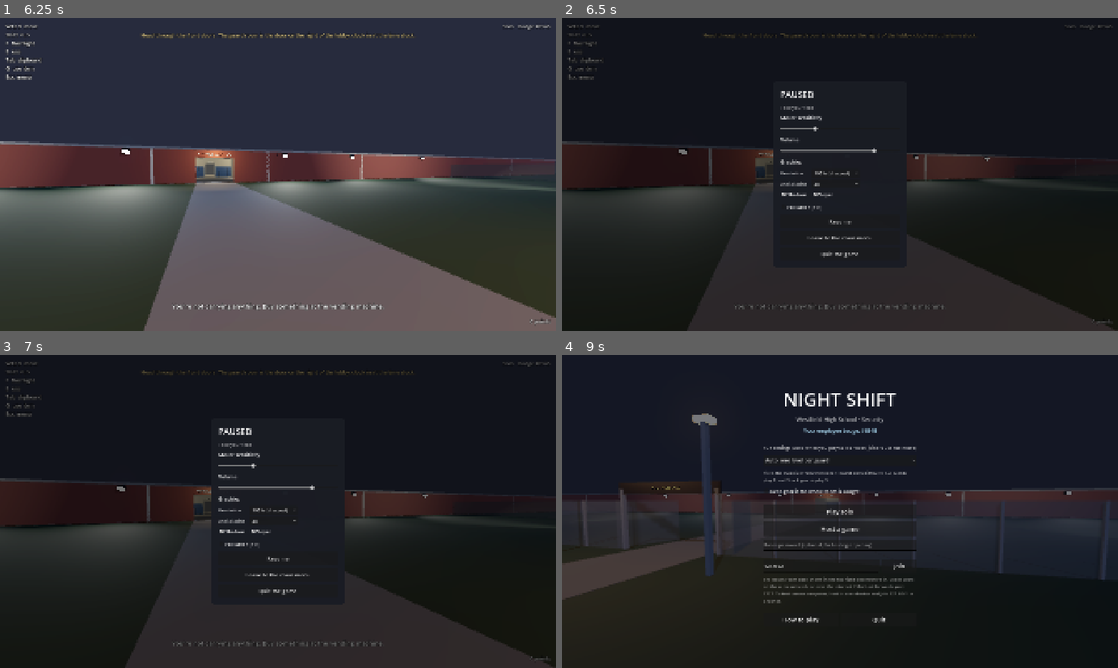
Above: before the commit, frames 1-4 (two rows, left to right).
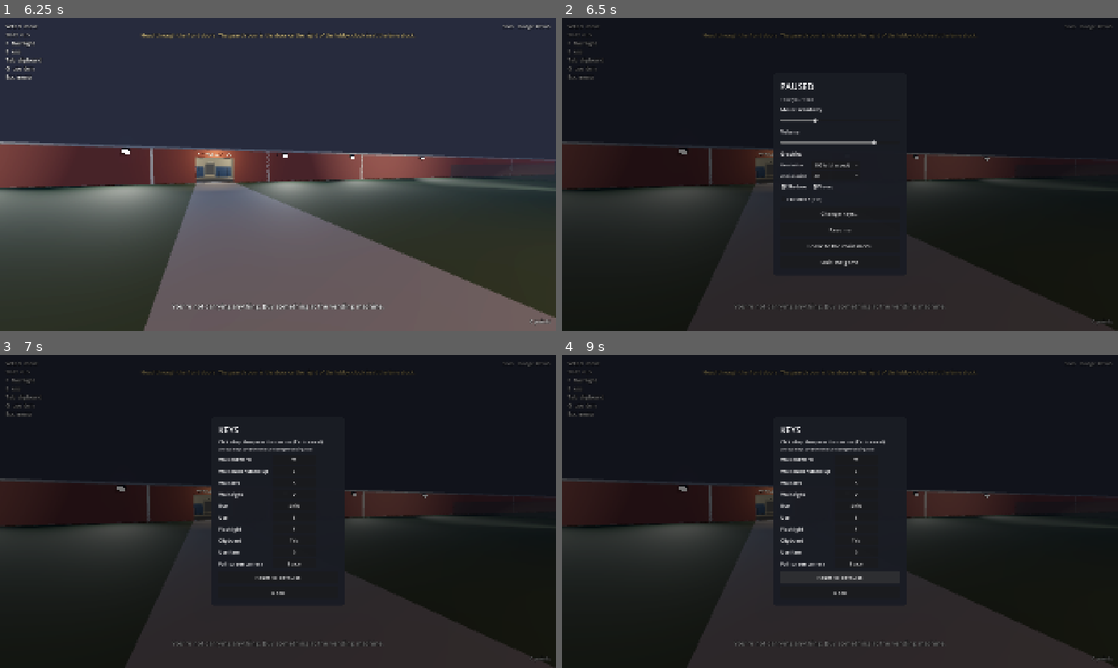
Above: after the commit, the same moments.

Repository: Travis700/Game
Game: Godot game, scene res://scenes/main.tscn
Two runs of this game, one before a commit and one after it. Both use one fixed random seed, a clock stepped at 60 frames per second and the inputs below.
Inputs (mouse positions are in pixels of both pictures, inside the frame that each line leads up to):
- Up to frame 1 (6.25 s): click "How to play" at 0.5 s; click "Back" at 1.25 s; click "Play solo" at 2 s; tap Enter at 2.75 s; move the mouse to (305, 174) at 2.77 s; hold Tab (clipboard) 2.78-3.53 s; hold W (move_forward) from 2.78 s (still down); click (305, 174) at 2.92 s; tap F (flashlight) at 3.05, 3.6 s; move the mouse to (250, 174) at 3.52 s; click (250, 174) at 3.67 s; tap E (interact) at 3.8 s; move the mouse to (289, 168) at 4.27 s; hold E (interact) 4.28-5.03 s; click (289, 168) at 4.42 s; tap Shift (sprint) at 4.55, 5.1 s; move the mouse to (272, 180) at 5.02 s; click (272, 180) at 5.17 s; tap G (use_item) at 5.3 s; move the mouse to (316, 177) at 5.77 s; hold G (use_item) from 5.78 s (still down); click (316, 177) at 5.92 s; tap Space (zoom) at 6.05 s
- Up to frame 2 (6.5 s): keep holding W (move_forward); keep holding G (use_item); tap Escape (pause) at 6.4 s
- Up to frame 3 (7 s): release W (move_forward) at 6.5 s; release G (use_item) at 6.5 s; click (278, 549) at 6.5 s, where only the run after the commit has a clickable "Change keys..."
- Up to frame 4 (9 s): click (856, 458) at 7.25 s, where only the run after the commit has a clickable "W"; click (856, 458) at 8 s, where only the run after the commit has a clickable "Press a key..."; click (840, 577) at 8.75 s, where only the run after the commit has a clickable "Reset to defaults"

Frame 1 is identical in both runs. In frame 2, 1.9% of the frame differs, in the area x 39-57%, y 20-80%; in frame 3, 1.8%; in frame 4, 23%, in the area x 0-100%, y 2-100%.

Commit message:
Let players change their keys from the Esc menu
Each main key (move, run, use, flashlight, clipboard, use item, full-screen camera)
can be rebound; arrow keys and the mouse keep working alongside. Changes are saved,
there's a reset button, and the on-screen key hints follow the new keys.

Co-Authored-By: Claude Opus 5.5 <noreply@anthropic.com>
Claude-Session: https://claude.ai/code/session_015YKvNgaJwTwAVL8wj2PRTQ

Diff:
--- a/scripts/controls.gd
+++ b/scripts/controls.gd
@@ -24,7 +24,75 @@
 }
 
 
+## Keys the player can change in the Esc menu, with the names shown there.
+const REBINDABLE := [
+	["move_forward", "Walk forward"], ["move_back", "Walk back / stand up"], ["move_left", "Walk left"],
+	["move_right", "Walk right"], ["sprint", "Run"], ["interact", "Use"], ["flashlight", "Flashlight"],
+	["clipboard", "Clipboard"], ["use_item", "Use item"], ["zoom", "Full-screen camera"],
+]
+const SAVE_PATH := "user://controls.cfg"
+
+## Action -> the main key's physical keycode, where the player changed it.
+var _primary: Dictionary = {}
+
+
 func _enter_tree() -> void:
+	_register_defaults()
+	_load_changes()
+
+
+## The main key for an action, e.g. "W". (Arrow keys and the mouse still work alongside.)
+func key_name(action: String) -> String:
+	return OS.get_keycode_string(primary_key(action))
+
+
+func primary_key(action: String) -> int:
+	return _primary.get(action, BINDINGS[action][0])
+
+
+## Changes an action's main key and saves it.
+func rebind(action: String, keycode: int) -> void:
+	_swap_key(action, primary_key(action), keycode)
+	_primary[action] = keycode
+	_save()
+
+
+## Puts every key back the way it started.
+func reset_all() -> void:
+	for action: String in _primary.keys():
+		_swap_key(action, _primary[action], BINDINGS[action][0])
+	_primary.clear()
+	_save()
+
+
+func _swap_key(action: String, old_key: int, new_key: int) -> void:
+	for event in InputMap.action_get_events(action):
+		if event is InputEventKey and (event as InputEventKey).physical_keycode == old_key:
+			InputMap.action_erase_event(action, event)
+	var key := InputEventKey.new()
+	key.physical_keycode = new_key
+	InputMap.action_add_event(action, key)
+
+
+func _load_changes() -> void:
+	var config := ConfigFile.new()
+	if config.load(SAVE_PATH) != OK or not config.has_section("keys"):
+		return
+	for action: String in config.get_section_keys("keys"):
+		if BINDINGS.has(action):
+			var keycode: int = config.get_value("keys", action)
+			_swap_key(action, BINDINGS[action][0], keycode)
+			_primary[action] = keycode
+
+
+func _save() -> void:
+	var config := ConfigFile.new()
+	for action: String in _primary:
+		config.set_value("keys", action, _primary[action])
+	config.save(SAVE_PATH)
+
+
+func _register_defaults() -> void:
 	for action: String in BINDINGS:
 		if InputMap.has_action(action):
 			continue
--- a/scripts/hud.gd
+++ b/scripts/hud.gd
@@ -48,7 +48,11 @@
 	_hint = _make_label(18, HORIZONTAL_ALIGNMENT_LEFT, VERTICAL_ALIGNMENT_TOP)
 	_hint.offset_left = 20
 	_hint.offset_top = 16
-	_hint.text = "WASD  move\nShift  run\nF  flashlight\nE  use\nTab  clipboard\nG  use item\nEsc  menu"
+	var move := "%s%s%s%s" % [Controls.key_name("move_forward"), Controls.key_name("move_left"),
+			Controls.key_name("move_back"), Controls.key_name("move_right")]
+	_hint.text = "%s  move\n%s  run\n%s  flashlight\n%s  use\n%s  clipboard\n%s  use item\nEsc  menu" % [
+		move if move.length() == 4 else "Move keys", Controls.key_name("sprint"), Controls.key_name("flashlight"),
+		Controls.key_name("interact"), Controls.key_name("clipboard"), Controls.key_name("use_item")]
 
 	_status = _make_label(18, HORIZONTAL_ALIGNMENT_RIGHT, VERTICAL_ALIGNMENT_TOP)
 	_status.offset_right = -20
--- a/scripts/main.gd
+++ b/scripts/main.gd
@@ -613,7 +613,7 @@
 				return "Waiting for the rest of the team to clock in."
 			return "Head through the front doors. The guard room is the door on the right of the lobby: clock in at the time clock."
 		Shift.State.ON_SHIFT:
-			return "Survive until 6 AM. Watch the cameras and log anything odd (Tab)."
+			return "Survive until 6 AM. Watch the cameras and log anything odd (%s)." % Controls.key_name("clipboard")
 		Shift.State.MORNING:
 			return "It's 6 AM. Clock out at the time clock in the guard room to get paid."
 	return ""
--- a/scripts/pause_menu.gd
+++ b/scripts/pause_menu.gd
@@ -15,6 +15,11 @@
 var _volume: HSlider
 var _fullscreen: CheckBox
 var _leave: Button
+var _main_column: VBoxContainer
+var _keys: VBoxContainer
+var _key_buttons: Dictionary = {}
+## The action waiting for a key press, or "".
+var _listening := ""
 
 
 func _ready() -> void:
@@ -39,6 +44,8 @@
 	var column := VBoxContainer.new()
 	column.add_theme_constant_override("separation", 12)
 	panel.add_child(column)
+	_main_column = column
+	_build_keys(panel)
 
 	_title = Label.new()
 	_title.add_theme_font_size_override("font_size", 30)
@@ -102,6 +109,9 @@
 		DisplayServer.window_set_mode(DisplayServer.WINDOW_MODE_FULLSCREEN if on else DisplayServer.WINDOW_MODE_WINDOWED))
 	column.add_child(_fullscreen)
 
+	column.add_child(_button("Change keys...", func() -> void:
+		column.visible = false
+		_keys.visible = true))
 	column.add_child(_button("Resume", close))
 	_leave = _button("Leave to the main menu", func() -> void: leave_requested.emit())
 	column.add_child(_leave)
@@ -115,6 +125,7 @@
 	get_tree().paused = solo
 	_fullscreen.set_pressed_no_signal(DisplayServer.window_get_mode() == DisplayServer.WINDOW_MODE_FULLSCREEN)
 	_leave.text = "End the session (everyone leaves)" if hosting else "Leave to the main menu"
+	_show_main()
 	visible = true
 	is_open = true
 	Input.mouse_mode = Input.MOUSE_MODE_VISIBLE
@@ -132,9 +143,71 @@
 
 
 func _input(event: InputEvent) -> void:
-	if is_open and event.is_action_pressed("pause"):
+	if not is_open:
+		return
+	if _listening != "":
+		var key := event as InputEventKey
+		if key == null or not key.pressed or key.echo:
+			return
 		get_viewport().set_input_as_handled()
-		close()
+		if key.physical_keycode != KEY_ESCAPE:
+			Controls.rebind(_listening, key.physical_keycode)
+		_listening = ""
+		_refresh_keys()
+		return
+	if event.is_action_pressed("pause"):
+		get_viewport().set_input_as_handled()
+		if _keys.visible:
+			_show_main()
+		else:
+			close()
+
+
+## The "Change keys" page: one button per action; click it, then press the new key.
+func _build_keys(panel: PanelContainer) -> void:
+	_keys = VBoxContainer.new()
+	_keys.add_theme_constant_override("separation", 8)
+	_keys.visible = false
+	panel.add_child(_keys)
+	var title := Label.new()
+	title.text = "KEYS"
+	title.add_theme_font_size_override("font_size", 30)
+	_keys.add_child(title)
+	var help := _small("Click a key, then press the new one (Esc to cancel). Arrow keys and the mouse keep working too.")
+	help.autowrap_mode = TextServer.AUTOWRAP_WORD_SMART
+	help.custom_minimum_size = Vector2(400, 0)
+	_keys.add_child(help)
+	var grid := GridContainer.new()
+	grid.columns = 2
+	grid.add_theme_constant_override("h_separation", 16)
+	grid.add_theme_constant_override("v_separation", 6)
+	_keys.add_child(grid)
+	for entry: Array in Controls.REBINDABLE:
+		var action: String = entry[0]
+		grid.add_child(_label(entry[1]))
+		var button := Button.new()
+		button.custom_minimum_size = Vector2(150, 34)
+		button.pressed.connect(func() -> void:
+			_listening = action
+			button.text = "Press a key...")
+		grid.add_child(button)
+		_key_buttons[action] = button
+	_keys.add_child(_button("Reset to defaults", func() -> void:
+		Controls.reset_all()
+		_refresh_keys()))
+	_keys.add_child(_button("Back", _show_main))
+	_refresh_keys()
+
+
+func _refresh_keys() -> void:
+	for action: String in _key_buttons:
+		(_key_buttons[action] as Button).text = Controls.key_name(action)
+
+
+func _show_main() -> void:
+	_listening = ""
+	_keys.visible = false
+	_main_column.visible = true
 
 
 func _label(text: String) -> Label:
Not shown, changed: README.md
